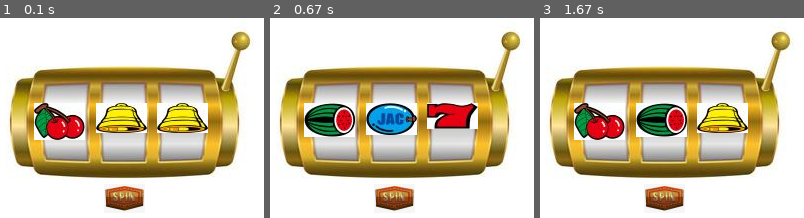
Above: before the commit, frames 1-3 (left to right).
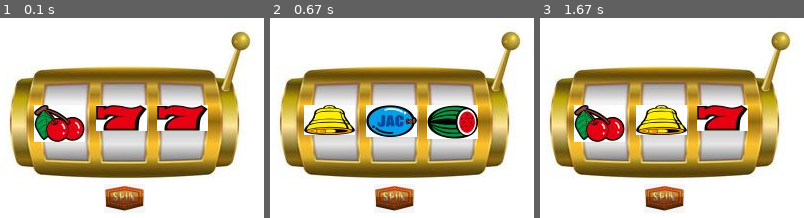
Above: after the commit, the same moments.

Repository: yahayuta/pygame_samples
Game: pygame game, started from slot_machine/main.py
The game is run twice, just before and just after one commit, with the same random seed, the same clock (stepped at 60 frames per second) and the same inputs.
Inputs (mouse positions are in pixels of both pictures, inside the frame that each line leads up to):
- Up to frame 1 (0.1 s): no input
- Up to frame 2 (0.67 s): click (394, 198) at 0.38 s
- Up to frame 3 (1.67 s): no input

The runs differ from the first frame. In frame 1, 7.1% of the frame differs, in the area x 12-79%, y 42-62%; in frame 2, 8.1%, in the area x 12-79%, y 42-61%; in frame 3, 7.4%.

Commit message:
basic score system built

Diff:
--- a/slot_machine/main.py
+++ b/slot_machine/main.py
@@ -4,6 +4,12 @@
 # Initialize Pygame
 pygame.init()
 
+# Initialize Pygame mixer
+pygame.mixer.init()
+
+# Load sound file
+start_sound = pygame.mixer.Sound('sound_files/start.mp3')
+win_sound = pygame.mixer.Sound('sound_files/win.wav')
 
 # Load background images
 background = pygame.image.load("image_files/background.jpg")
@@ -16,15 +22,27 @@
 
 # Load images
 reel_images = [
-    pygame.image.load("image_files/bell.jpg"),
+    pygame.image.load("image_files/seven.jpg"),
     pygame.image.load("image_files/cherry.jpg"),
     pygame.image.load("image_files/plum.jpg"),
-    pygame.image.load("image_files/seven.jpg"),
     pygame.image.load("image_files/wm.jpg"),
+    pygame.image.load("image_files/bell.jpg"),
 ]
 spin_button = pygame.image.load("image_files/spin.png")
 spin_button_rect = spin_button.get_rect()
 spin_button_rect.center = (WIDTH // 2, HEIGHT - 20)
+
+combinations = [
+    (0, 0, 0, 100),  # Three seven
+    (1, 1, 1, 50),  # Three cherries
+    (2, 2, 2, 25),  # Three wm
+    (3, 3, 3, 10),  # Three plums
+    (4, 4, 4, 5),  # Three bells
+    # (0, 0, -1, 2),  # Two sevens and anything
+    # (0, -1, -1, 1),  # One seven and anything
+    # (1, 1, -1, 1),  # Two cherries and anything
+    # (1, -1, -1, 0.5),  # One cherrie and anything
+]
 
 # Define constants
 REEL_WIDTH = reel_images[0].get_width()
@@ -50,6 +68,7 @@
         self.spin_duration = random.randint(20, 40)
         self.spin_time = 0
         self.stopped = False
+        start_sound.play()
 
     def update(self):
         if not self.stopped:
@@ -80,6 +99,10 @@
 
 # Define the game loop
 def game_loop():
+    all_stop = True
+    total = 0
+    message = ''
+    win = False
     running = True
     while running:
         # Handle events
@@ -87,9 +110,11 @@
             if event.type == pygame.QUIT:
                 running = False
             elif event.type == pygame.MOUSEBUTTONDOWN:
-                if spin_button_rect.collidepoint(pygame.mouse.get_pos()):
+                if all_stop and spin_button_rect.collidepoint(pygame.mouse.get_pos()):
                     for reel in reels:
                         reel.start_spin()
+                    all_stop = False
+                    win = False
 
         # Update the game state
         for reel in reels:
@@ -102,9 +127,19 @@
         screen.blit(spin_button, spin_button_rect)
 
         # Check for a win
-        if reels[0].stopped == True and reels[1].stopped == True and reels[2].stopped == True and reels[0].current_index == reels[1].current_index == reels[2].current_index:
-            message = font.render("You Win!", True, BLACK)
-            screen.blit(message, (WIDTH / 4, 0))
+        if all_stop == False and reels[0].stopped == True and reels[1].stopped == True and reels[2].stopped == True:
+            start_sound.stop()
+            all_stop = True
+            for combination in combinations:
+                if combination[0] == reels[0].current_index and combination[1] == reels[1].current_index and combination[2] == reels[2].current_index:
+                    total += combination[3]
+                    win_sound.play()
+                    win = True
+                    str_message = f"Win! {str(combination[3])}, total:{str(total)}"
+                    message = font.render(str_message, True, BLACK)
+
+        if all_stop and win:
+            screen.blit(message, (0, 0))
 
         pygame.display.flip()
 
Not shown, added: slot_machine/sound_files/start.mp3
Not shown, added: slot_machine/sound_files/win.wav
